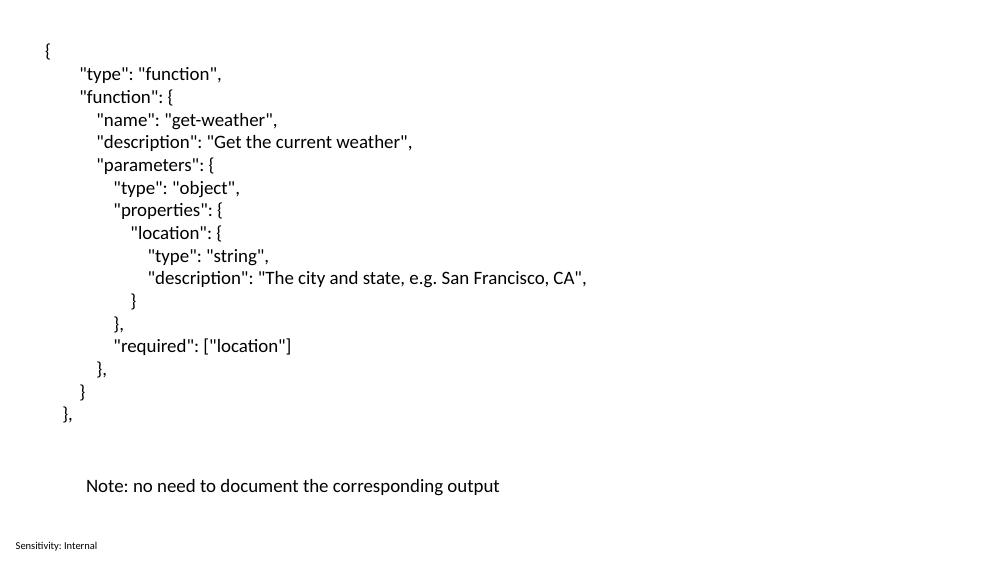
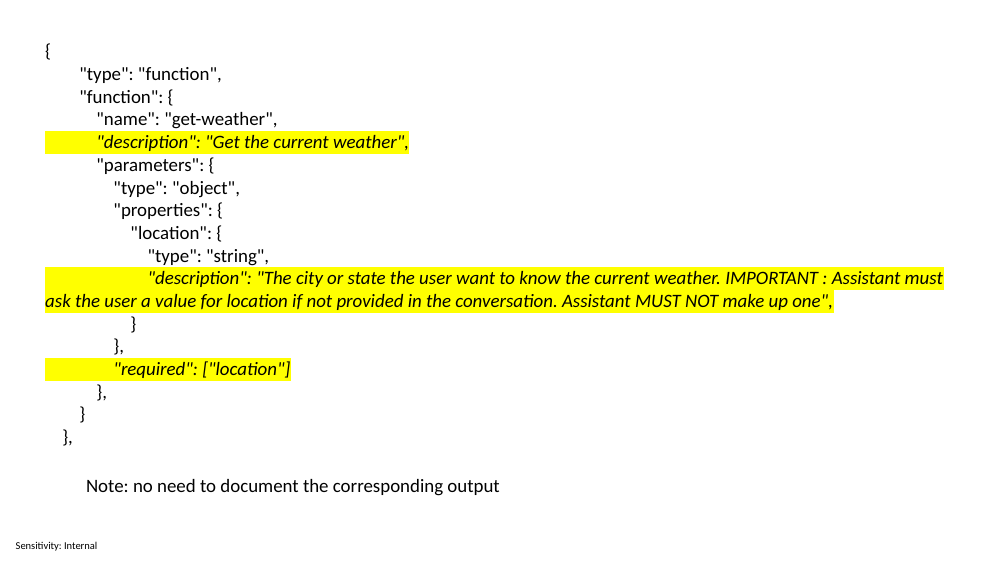
Before and after one commit to sabbadino/function-caling, a slide deck: slide 8 of Function calling.pptx (slide 5 before the commit). Drawn at 1008x567 pixels with LibreOffice and Linux fonts; fonts in the diff are those of the drawing. Boxes give left, top, right and bottom in pixels: in the first picture for what was removed or moved away, otherwise in the second. Text is boxed around its words. In the diff, an @@ line names an element or a change of style, - is before the commit and + after.

```diff
--- a/Function calling.pptx
+++ b/Function calling.pptx
@@ text at bbox=[96, 135, 409, 378]: highlight none to #FFFF00, italic on in ""description": "Get the current weather",", ""required": ["location"]" @@
@@ text at bbox=[45, 271, 943, 310]: text changed; italic on @@
-"description": "The city and state, e.g. San Francisco, CA",
+"description": "The city or state the user want to know the current weather. IMPORTANT : Assistant must ask the user a value for location if not provided in the conversation. Assistant MUST NOT make up one",
```
Also in this commit, not shown: 5 other slides changed, 5 slides added, 1 other file.
